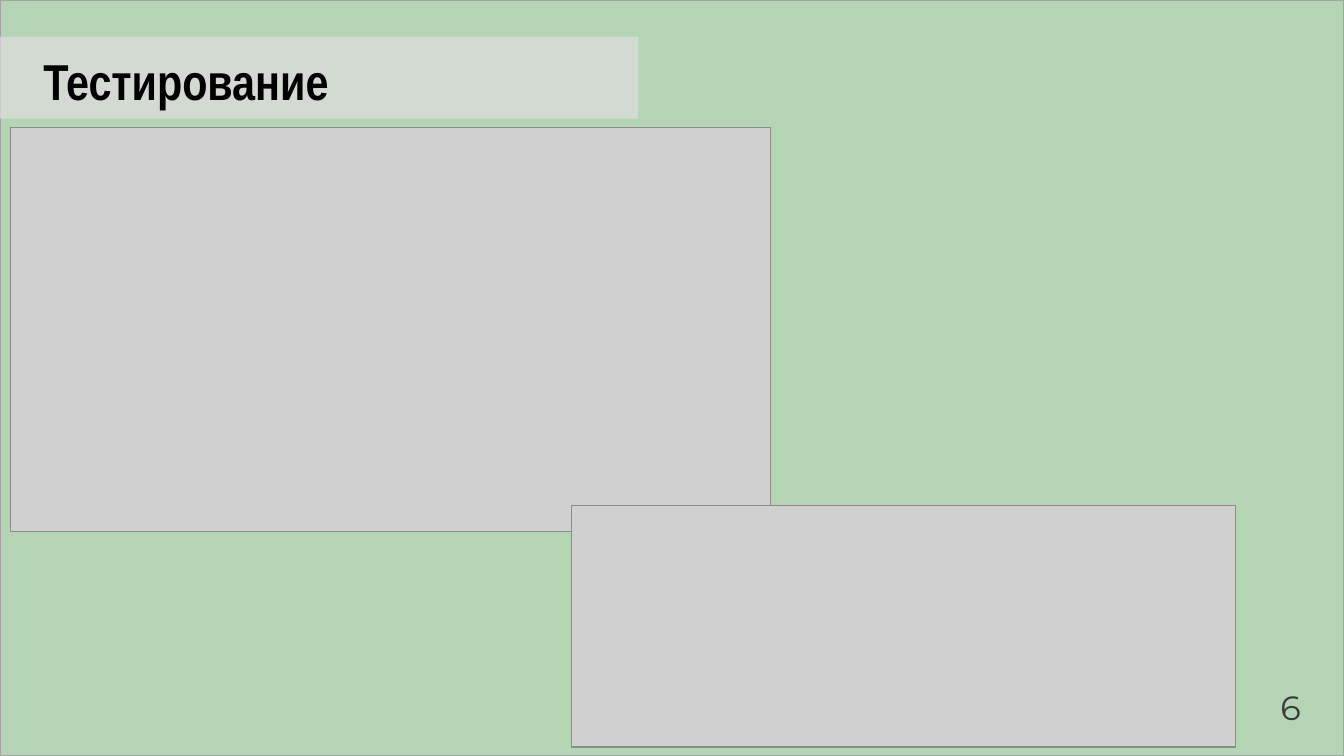
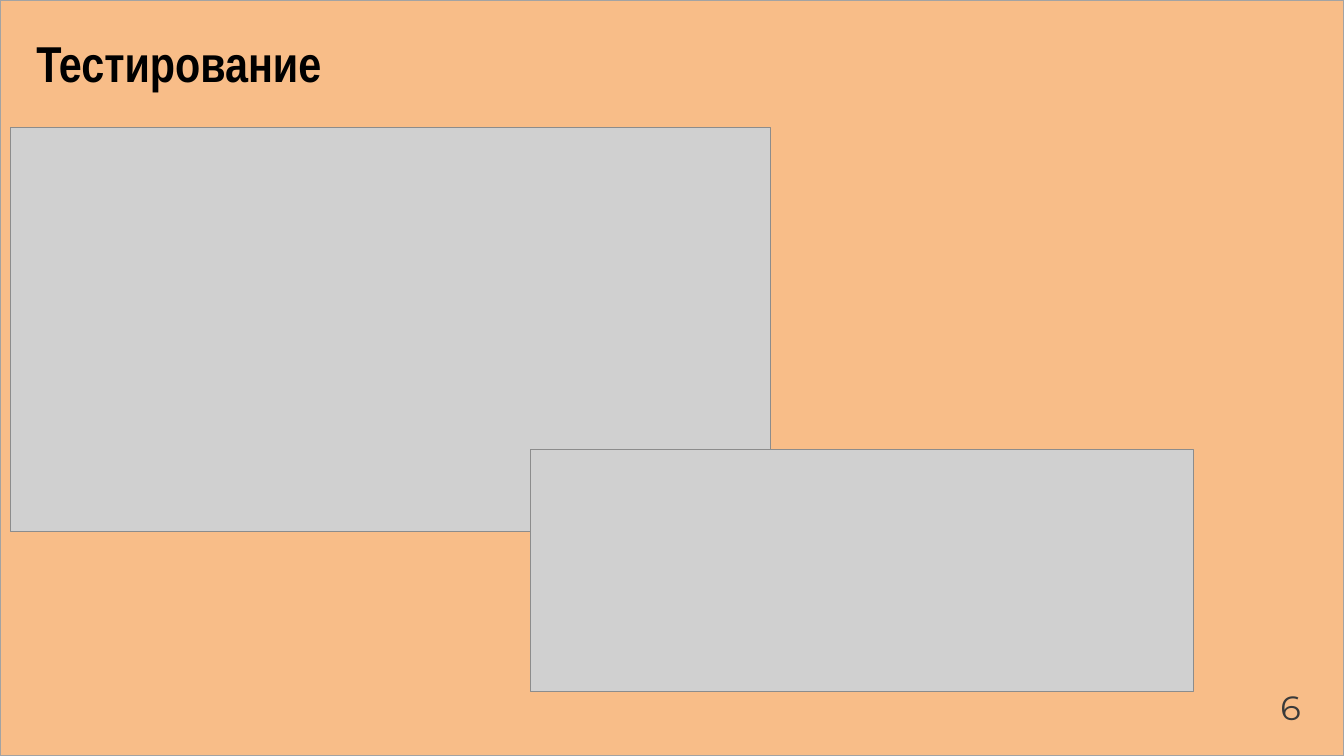
Before and after one commit to Artemor31/Files, a slide deck: slide 13 of Готовые части/NormPreza.pptx (slide 14 before the commit). Drawn at 1344x756 pixels with LibreOffice and Linux fonts; fonts in the diff are those of the drawing; grey boxes stand for pictures. Boxes give left, top, right and bottom in pixels: in the first picture for what was removed or moved away, otherwise in the second. Text is boxed around its words. In the diff, an @@ line names an element or a change of style, - is before the commit and + after.

```diff
--- a/Готовые части/NormPreza.pptx
+++ b/Готовые части/NormPreza.pptx
@@ rectangle at (0, 0, 1344, 756): fill #B3D5B4 to #F8BD88 @@
@@ text "Тестирование": place and size @@
-text "Тестирование" at (43, 65, 328, 110)
+text "Тестирование" at (36, 47, 321, 92)
@@ rectangle removed at (0, 36, 638, 118) @@
@@ picture: place and size @@
-picture at (572, 505, 1235, 747)
+picture at (530, 450, 1194, 692)
```
Also in this commit, not shown: 9 other slides changed, 2 slides added, 3 slides removed, 1 other file.
